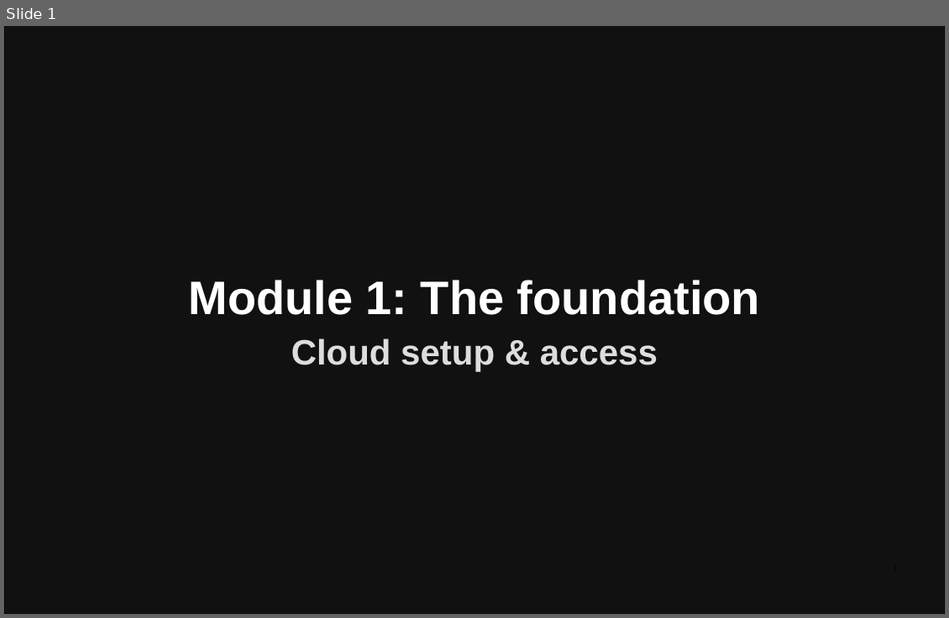
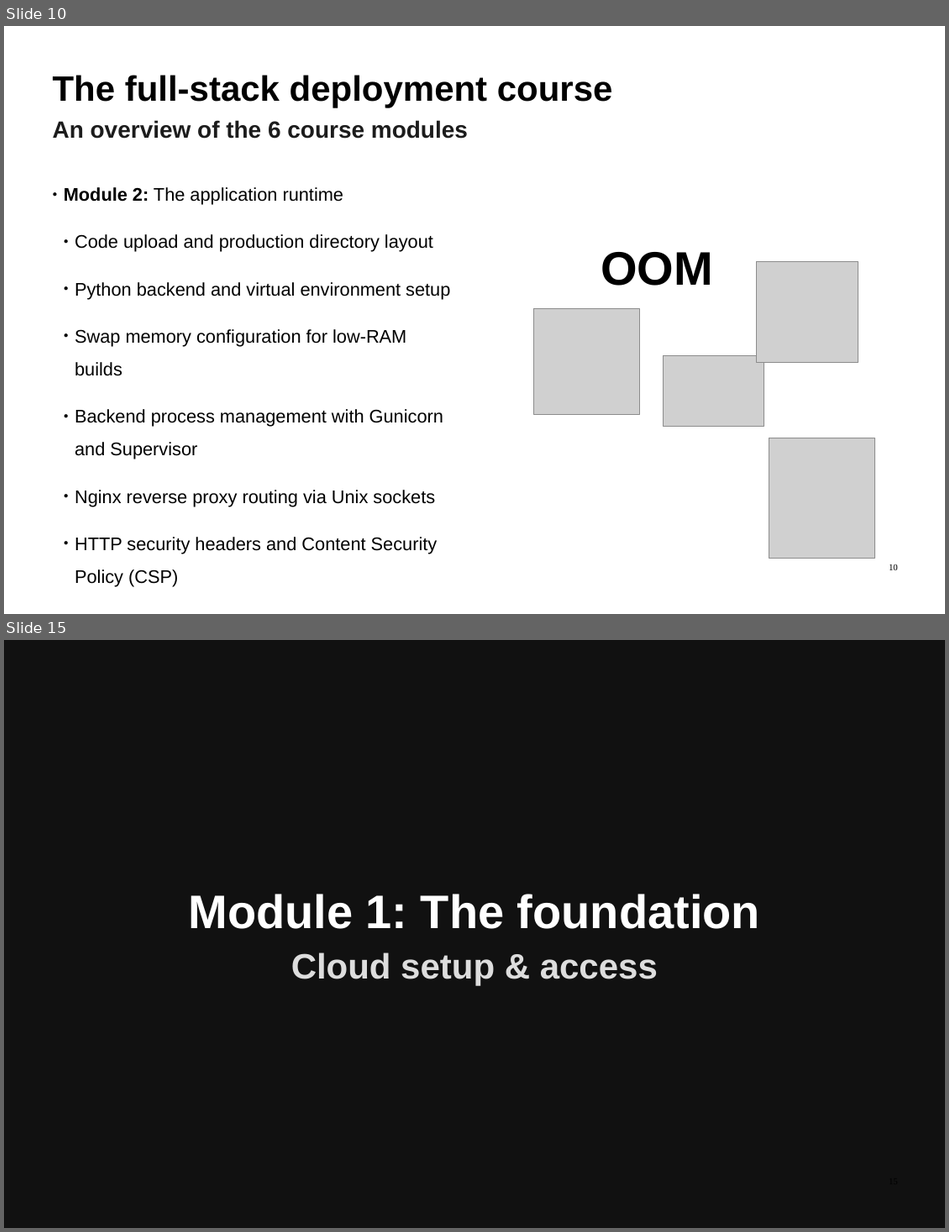
Before and after one commit to ImadSaddik/FullStackDeploymentHandbook, a slide deck: course-assets/slides/full_stack_deployment_guide.odp. Shown one above the other, each under a label of ours: slide 1 before the commit, slides 10 and 15 after it; the slides between them are not shown. The pictures are 949x618 and 949x1232 pixels, drawn with LibreOffice and Linux fonts; fonts in the diff are those of the drawing; grey boxes stand for pictures. Boxes give left, top, right and bottom in pixels: in the first picture for what was removed or moved away, otherwise in the second. Text is boxed around its words. In the diff, an @@ line names an element or a change of style, - is before the commit and + after.

```diff
--- a/course-assets/slides/full_stack_deployment_guide.odp
+++ b/course-assets/slides/full_stack_deployment_guide.odp
@@ slide 10 added at (4, 26, 945, 614), background #FFFFFF @@
@@ text added at (53, 75, 613, 107), 54 pt, text #000000, bold @@
+The full-stack deployment course
@@ text added at (53, 120, 468, 139), 36 pt, text #1C1C1C, bold @@
+An overview of the 6 course modules
@@ text added at (64, 187, 450, 587), 28 pt, text #000000 @@
+● Module 2: The application runtime
+  ● Code upload and production directory layout
+  ● Python backend and virtual environment setup
+  ● Swap memory configuration for low-RAM builds
+  ● Backend process management with Gunicorn and Supervisor
+  ● Nginx reverse proxy routing via Unix sockets
+  ● HTTP security headers and Content Security Policy (CSP)
@@ text added at (600, 252, 713, 286), 72 pt, text #000000, bold @@
+OOM
@@ picture added at (757, 261, 857, 362) @@
@@ picture added at (533, 308, 639, 414) @@
@@ picture added at (663, 356, 763, 426) @@
@@ picture added at (768, 438, 874, 558) @@
@@ page number added at (889, 564, 898, 570), 14 pt, text #000000 @@
+10
@@ what was slide 1 is now slide 15 @@
```
Also in this commit, not shown: 13 other slides added.
